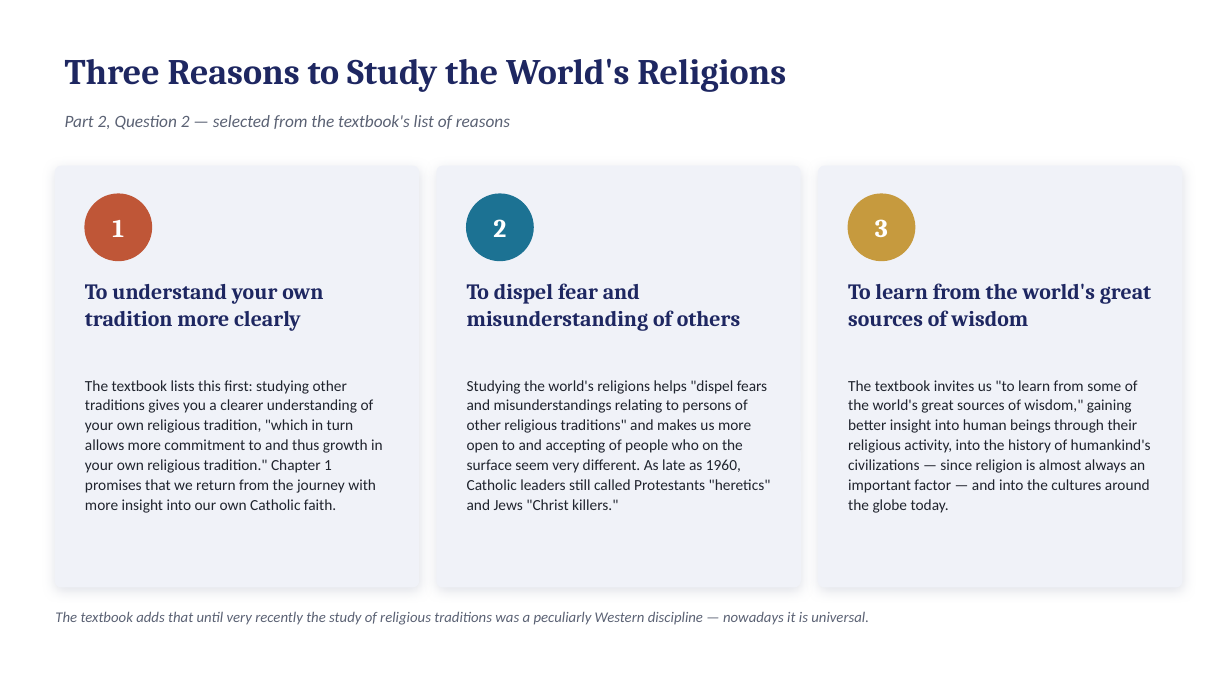
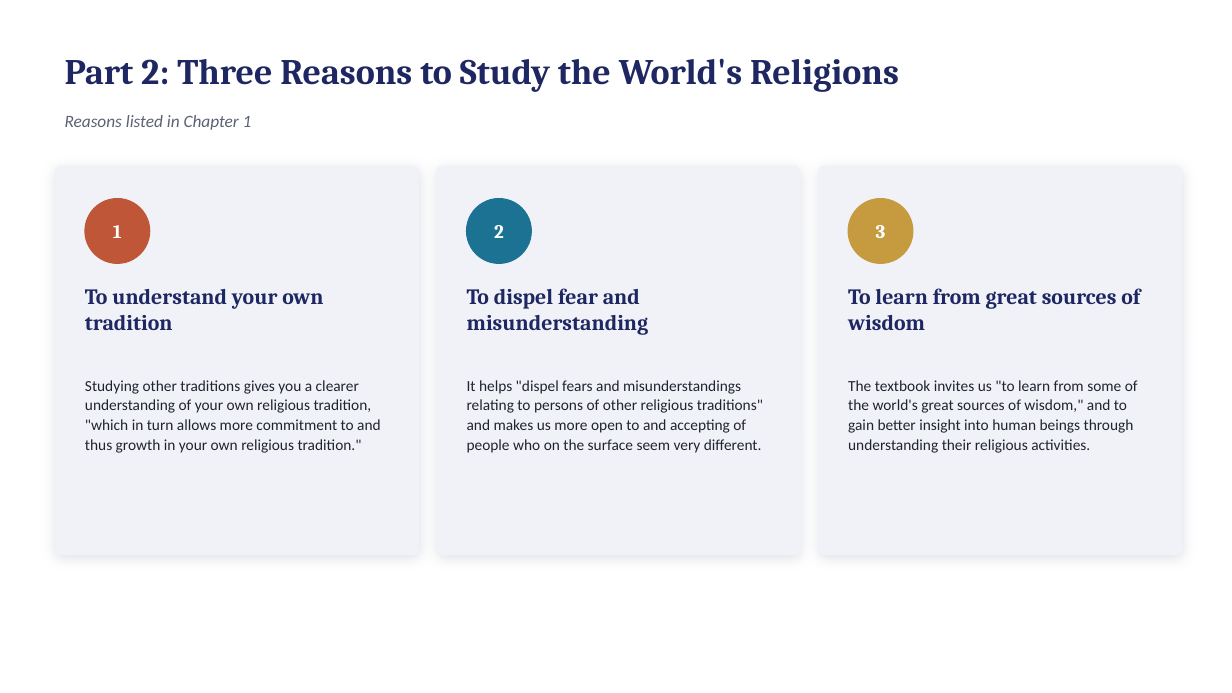
Before and after one commit to kevwebdesigns/kevdigital, a slide deck: slide 5 of assignments/world-religions/Intro-to-Study-of-World-Religions.pptx (slide 10 before the commit). Drawn at 1232x693 pixels with LibreOffice and Linux fonts; fonts in the diff are those of the drawing. Boxes give left, top, right and bottom in pixels: in the first picture for what was removed or moved away, otherwise in the second. Text is boxed around its words. In the diff, an @@ line names an element or a change of style, - is before the commit and + after.

```diff
--- a/assignments/world-religions/Intro-to-Study-of-World-Religions.pptx
+++ b/assignments/world-religions/Intro-to-Study-of-World-Religions.pptx
@@ text at bbox=[65, 58, 899, 92]: text changed @@
-Three Reasons to Study the World's Religions
+Part 2: Three Reasons to Study the World's Religions
@@ text at bbox=[65, 115, 252, 130]: text changed @@
-Part 2, Question 2 — selected from the textbook's list of reasons
+Reasons listed in Chapter 1
@@ rounded rectangle: place and size @@
-rounded rectangle at bbox=[55, 166, 419, 587]
+rounded rectangle at bbox=[55, 166, 419, 555]
@@ rounded rectangle: place and size @@
-rounded rectangle at bbox=[437, 166, 800, 587]
+rounded rectangle at bbox=[437, 166, 800, 555]
@@ rounded rectangle: place and size @@
-rounded rectangle at bbox=[819, 166, 1182, 587]
+rounded rectangle at bbox=[819, 166, 1182, 555]
@@ size 20 to 15 pt in 3 elements at bbox=[494, 225, 504, 238], bbox=[113, 225, 122, 238], bbox=[876, 225, 886, 238] @@
@@ 3 ellipses: place and size @@
-3 ellipses at bbox=[85, 194, 915, 261]
+3 ellipses at bbox=[85, 199, 913, 263]
@@ text at bbox=[85, 289, 323, 330]: text changed @@
-To understand your own tradition more clearly
+To understand your own tradition
@@ text at bbox=[467, 288, 649, 335]: text changed @@
-To dispel fear and misunderstanding of others
+To dispel fear and misunderstanding
@@ text at bbox=[848, 288, 1140, 330]: text changed @@
-To learn from the world's great sources of wisdom
+To learn from great sources of wisdom
@@ text at bbox=[85, 380, 381, 453]: text changed @@
-The textbook lists this first: studying other traditions gives you a clearer understanding of your own religious tradition, "which in turn allows more commitment to and thus growth in your own religious tradition." Chapter 1 promises that we return from the journey with more insight into our own Catholic faith.
+Studying other traditions gives you a clearer understanding of your own religious tradition, "which in turn allows more commitment to and thus growth in your own religious tradition."
@@ text at bbox=[467, 380, 763, 453]: text changed @@
-Studying the world's religions helps "dispel fears and misunderstandings relating to persons of other religious traditions" and makes us more open to and accepting of people who on the surface seem very different. As late as 1960, Catholic leaders still called Protestants "heretics" and Jews "Christ killers."
+It helps "dispel fears and misunderstandings relating to persons of other religious traditions" and makes us more open to and accepting of people who on the surface seem very different.
@@ text at bbox=[848, 380, 1138, 453]: text changed @@
-The textbook invites us "to learn from some of the world's great sources of wisdom," gaining better insight into human beings through their religious activity, into the history of humankind's civilizations — since religion is almost always an important factor — and into the cultures around the globe today.
+The textbook invites us "to learn from some of the world's great sources of wisdom," and to gain better insight into human beings through understanding their religious activities.
@@ text removed at bbox=[55, 611, 869, 625] @@
-The textbook adds that until very recently the study of religious traditions was a peculiarly Western discipline — nowadays it is universal.
```
Also in this commit, not shown: 3 other slides changed, 3 slides added, 11 slides removed, 2 other files.
